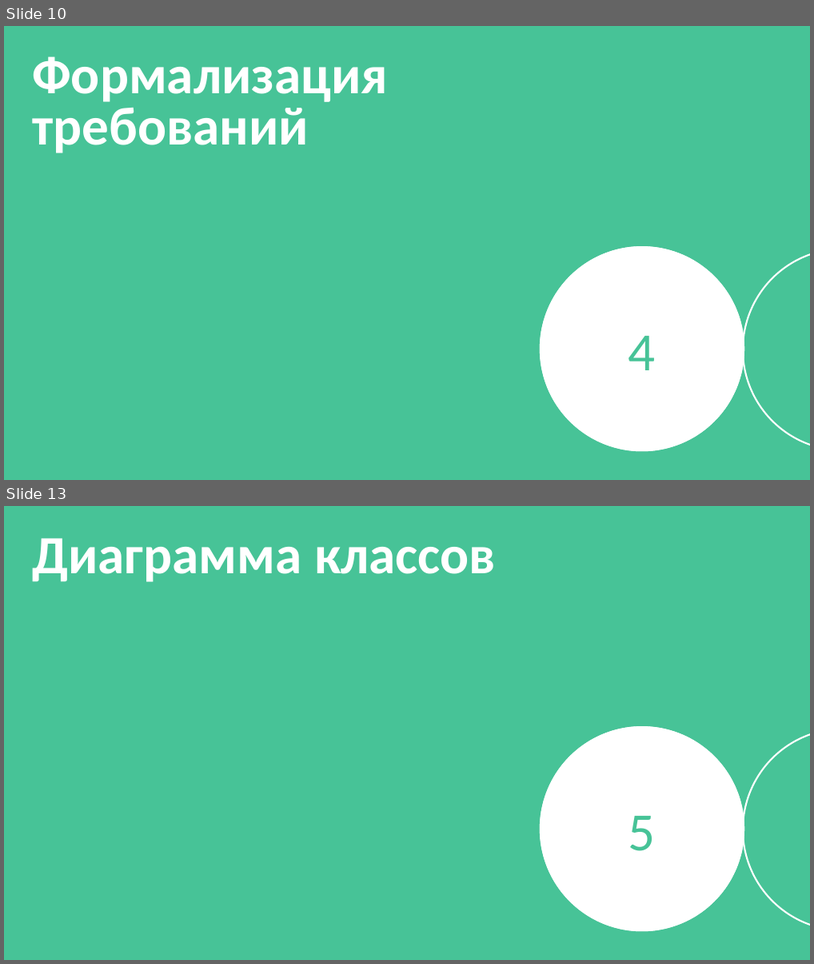
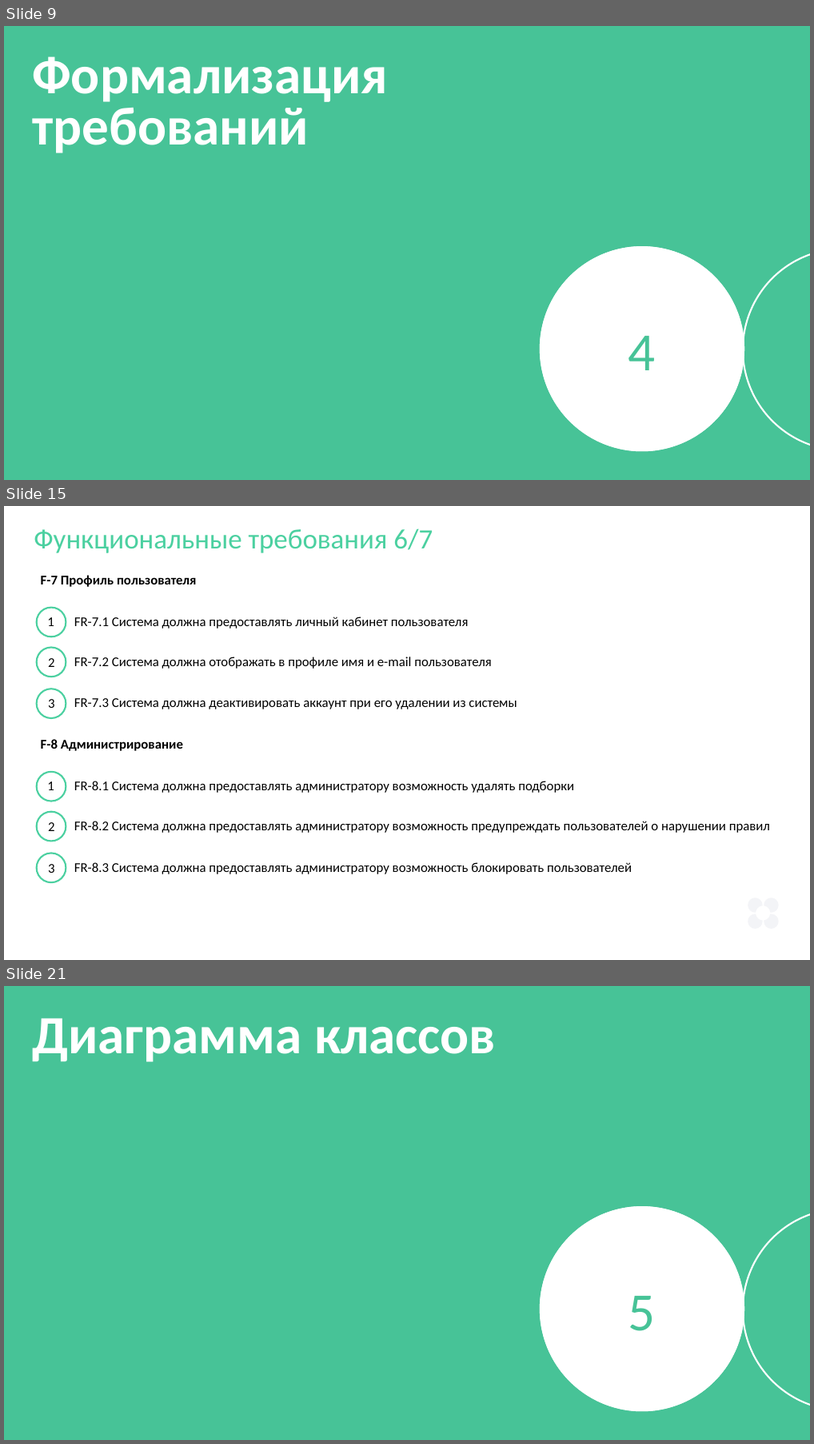
Before and after one commit to andlargesoda/WTW-platform, a slide deck: 06_Презентация/WTW-platform_v1.0.pptx. Shown one above the other, each under a label of ours: slides 10 and 13 before the commit, slides 9, 15 and 21 after it; the slides between them are not shown. The pictures are 814x964 and 814x1444 pixels, drawn with LibreOffice and Linux fonts; fonts in the diff are those of the drawing. Boxes give left, top, right and bottom in pixels: in the first picture for what was removed or moved away, otherwise in the second. Text is boxed around its words. In the diff, an @@ line names an element or a change of style, - is before the commit and + after.

```diff
--- a/06_Презентация/WTW-platform_v1.0.pptx
+++ b/06_Презентация/WTW-platform_v1.0.pptx
@@ slide 15 added at <box>4,506,810,960</box>, background #FFFFFF @@
@@ text added at <box>34,528,433,553</box>, 25 pt, text #4BD0A0 @@
+Функциональные требования 6/7
@@ text added at <box>41,575,197,587</box>, 12 pt, text #000000, bold @@
+F-7 Профиль пользователя
@@ ellipse added at <box>36,608,66,636</box>, outline #4BD0A0 1.5 pt @@
@@ text added at <box>47,617,54,626</box>, 12 pt, text #000000 @@
+1
@@ text added at <box>74,616,469,628</box>, 12 pt, text #000000 @@
+FR-7.1 Система должна предоставлять личный кабинет пользователя
@@ ellipse added at <box>36,647,66,676</box>, outline #4BD0A0 1.5 pt @@
@@ text added at <box>48,658,54,667</box>, 12 pt, text #000000 @@
+2
@@ text added at <box>74,656,492,668</box>, 12 pt, text #000000 @@
+FR-7.2 Система должна отображать в профиле имя и e-mail пользователя
@@ ellipse added at <box>36,688,66,717</box>, outline #4BD0A0 1.5 pt @@
@@ text added at <box>48,699,54,708</box>, 12 pt, text #000000 @@
+3
@@ text added at <box>74,698,517,709</box>, 12 pt, text #000000 @@
+FR-7.3 Система должна деактивировать аккаунт при его удалении из системы
@@ text added at <box>41,739,183,751</box>, 12 pt, text #000000, bold @@
+F-8 Администрирование
@@ ellipse added at <box>36,772,66,800</box>, outline #4BD0A0 1.5 pt @@
@@ text added at <box>47,781,54,790</box>, 12 pt, text #000000 @@
+1
@@ text added at <box>74,780,574,792</box>, 12 pt, text #000000 @@
+FR-8.1 Система должна предоставлять администратору возможность удалять подборки
@@ ellipse added at <box>36,812,66,840</box>, outline #4BD0A0 1.5 pt @@
@@ text added at <box>48,822,54,831</box>, 12 pt, text #000000 @@
+2
@@ text added at <box>74,820,770,832</box>, 12 pt, text #000000 @@
+FR-8.2 Система должна предоставлять администратору возможность предупреждать пользователей о нарушении правил
@@ ellipse added at <box>36,852,66,882</box>, outline #4BD0A0 1.5 pt @@
@@ text added at <box>48,864,54,872</box>, 12 pt, text #000000 @@
+3
@@ text added at <box>74,862,632,874</box>, 12 pt, text #000000 @@
+FR-8.3 Система должна предоставлять администратору возможность блокировать пользователей
@@ group added at <box>748,897,779,928</box>: 4 freeform shapes @@
@@ what was slide 10 is now slide 9 @@
@@ what was slide 13 is now slide 21 @@
```
Also in this commit, not shown: 5 slides changed, 9 other slides added, 2 slides removed, 10 other files.
